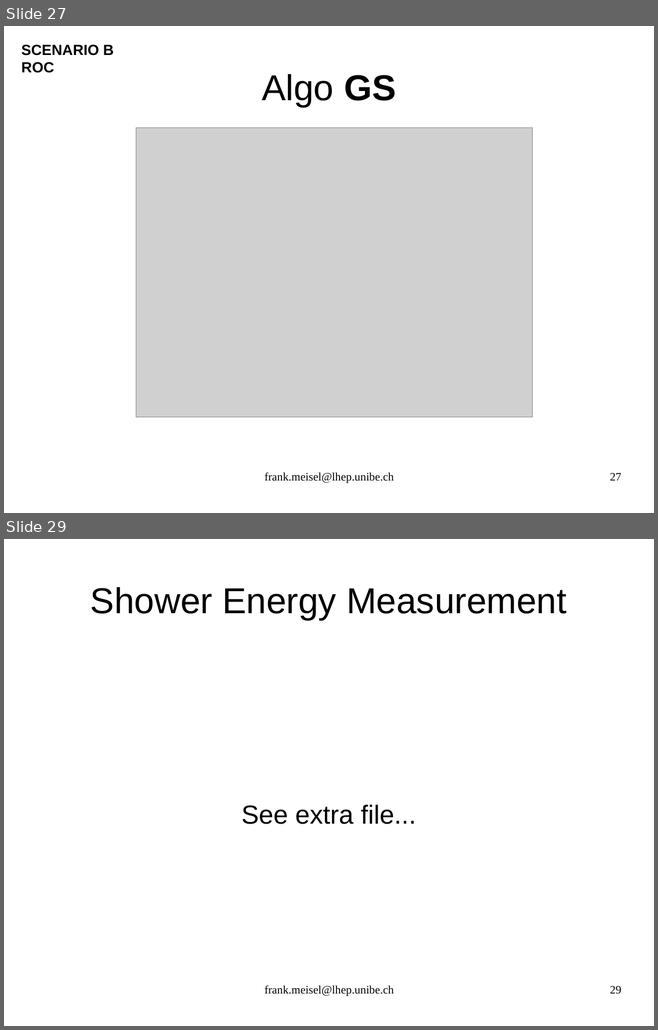
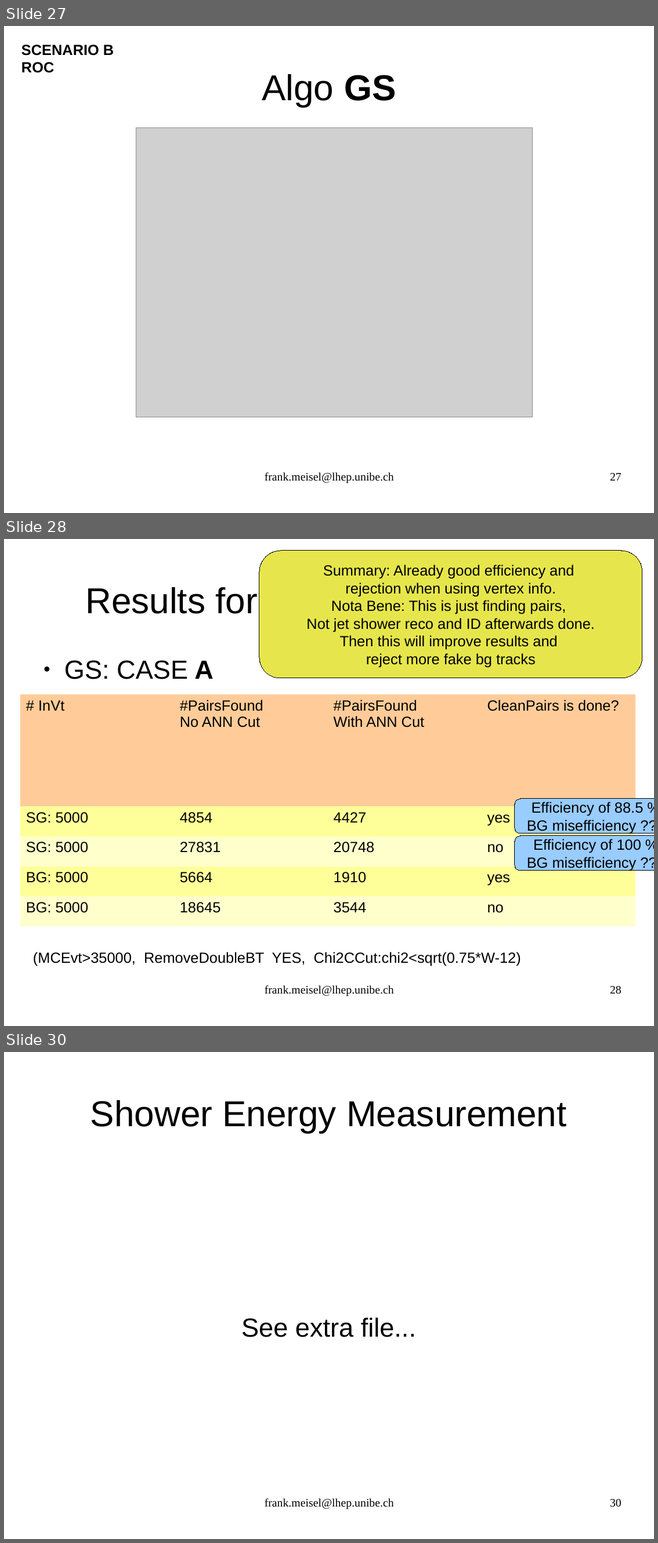
Before and after one commit to antonioiuliano2/fedra, a slide deck: src/libShower/documentation/libShowerMANUAL.odp. Shown one above the other, each under a label of ours: slides 27 and 29 before the commit, slides 27, 28 and 30 after it; the slides between them are not shown. The pictures are 658x1030 and 658x1543 pixels, drawn with LibreOffice and Linux fonts; fonts in the diff are those of the drawing; grey boxes stand for pictures. Boxes give left, top, right and bottom in pixels: in the first picture for what was removed or moved away, otherwise in the second. Text is boxed around its words. In the diff, an @@ line names an element or a change of style, - is before the commit and + after.

```diff
--- a/src/libShower/documentation/libShowerMANUAL.odp
+++ b/src/libShower/documentation/libShowerMANUAL.odp
@@ slide 28 added at (x1=4, y1=539, x2=654, y2=1026), background #FFFFFF @@
@@ rounded rectangle added at (x1=259, y1=551, x2=643, y2=679), fill #E6E64C, outline #000000 0 pt, 18 pt, text #000000 @@
+Summary: Already good efficiency and
+rejection when using vertex info.
+Nota Bene: This is just finding pairs,
+Not jet shower reco and ID afterwards done.
+Then this will improve results and
+reject more fake bg tracks
@@ title added at (x1=85, y1=584, x2=571, y2=620), 44 pt, text #000000 @@
+Results for Shower Reco Algs:
@@ text added at (x1=64, y1=660, x2=213, y2=679), 32 pt, text #000000 @@
+● GS: CASE A
@@ table added at (x1=20, y1=694, x2=636, y2=927), 5 rows, 4 columns @@
+# InVt | #PairsFound / No ANN Cut | #PairsFound / With ANN Cut | CleanPairs is done?
+SG: 5000 | 4854 | 4427 | yes
+SG: 5000 | 27831 | 20748 | no
+BG: 5000 | 5664 | 1910 | yes
+BG: 5000 | 18645 | 3544 | no
@@ rounded rectangle added at (x1=514, y1=799, x2=654, y2=834), fill #99CCFF, outline #000000 0 pt, 18 pt, text #000000 @@
+Efficiency of 88.5 %
+BG misefficiency ???
@@ rounded rectangle added at (x1=514, y1=836, x2=654, y2=871), fill #99CCFF, outline #000000 0 pt, 18 pt, text #000000 @@
+Efficiency of 100 %
+BG misefficiency ???
@@ text added at (x1=33, y1=952, x2=521, y2=966), 18 pt, text #000000 @@
+(MCEvt>35000, RemoveDoubleBT YES, Chi2CCut:chi2<sqrt(0.75*W-12)
@@ text added at (x1=264, y1=986, x2=394, y2=997), 14 pt, text #000000 @@
+frank.meisel@lhep.unibe.ch
@@ page number added at (x1=610, y1=986, x2=621, y2=994), 14 pt, text #000000 @@
+28
@@ what was slide 29 is now slide 30 @@
@@ page number at (x1=610, y1=1499, x2=621, y2=1507): text changed @@
-29
+30
```
Also in this commit, not shown: 1 slide changed, 2 other files.
